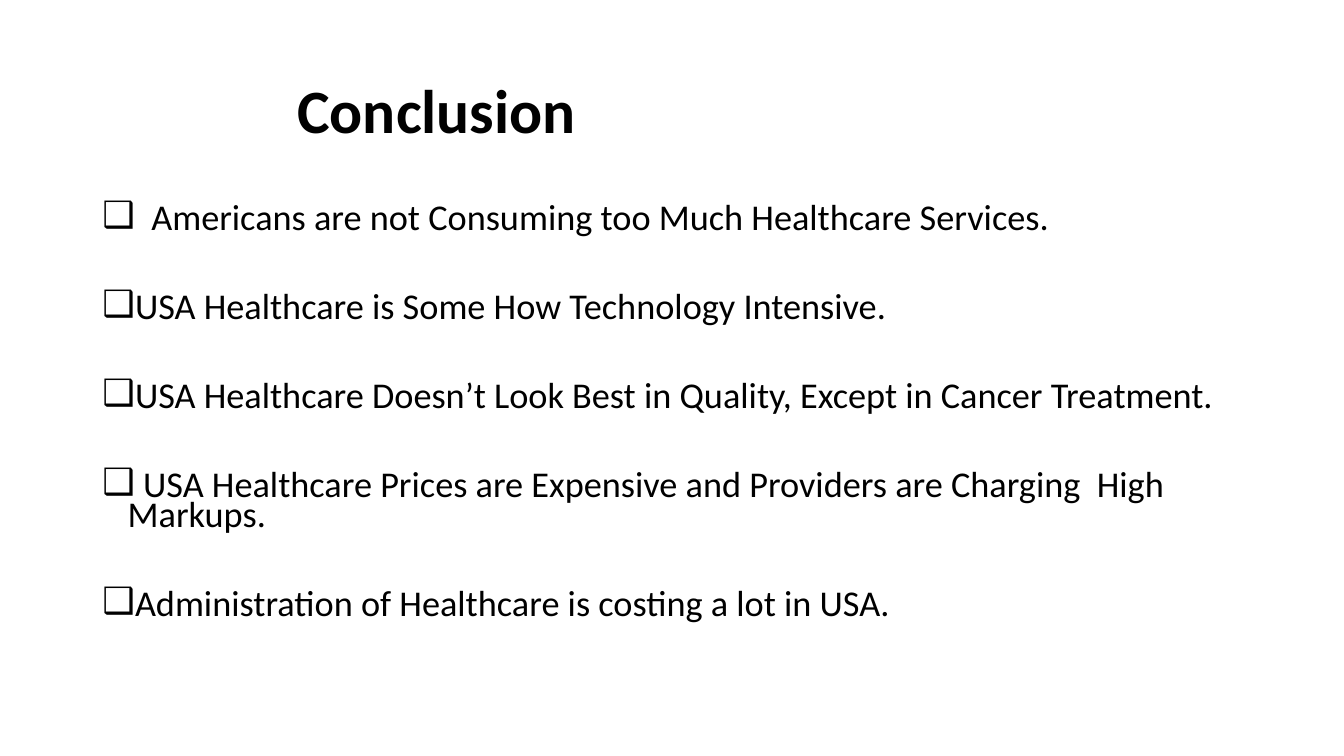
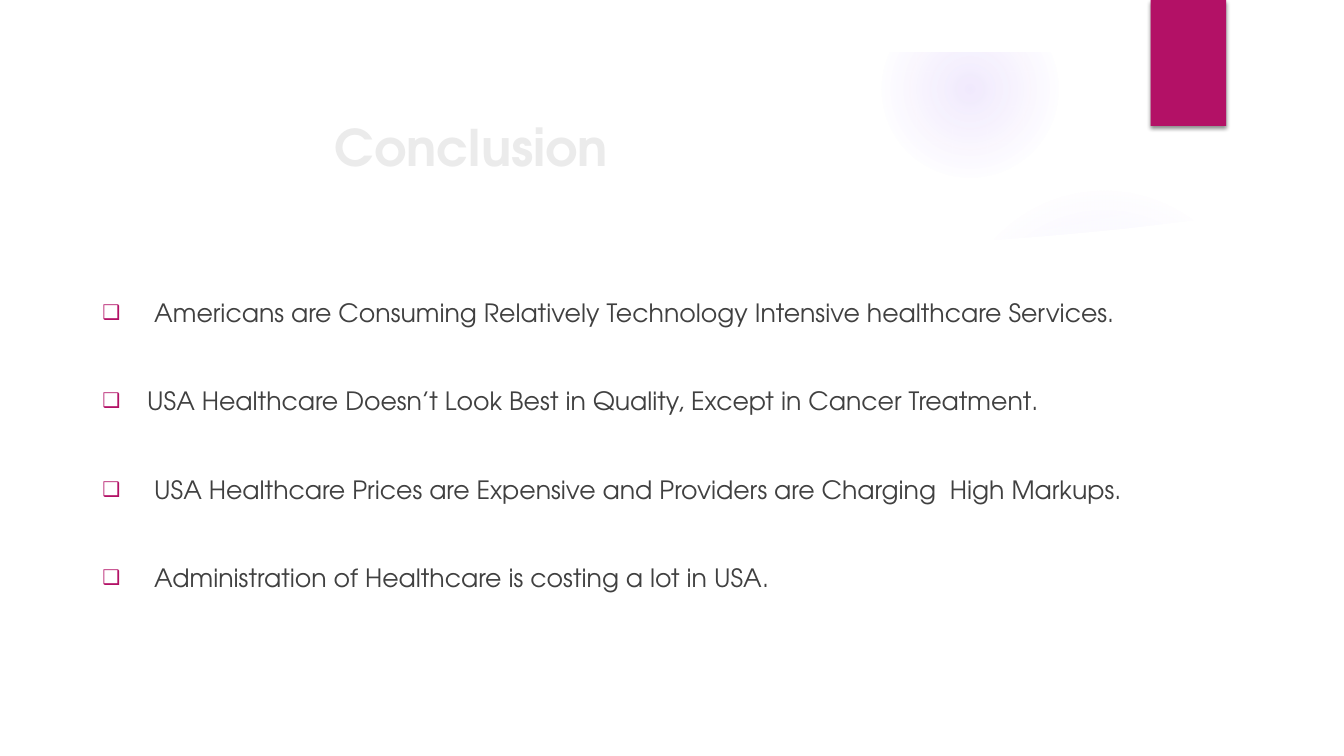
Before and after one commit to asidamo/Health-Spending-and-Outcomes, a slide deck: slide 5 of Mid Stone Presentation.pptx. Drawn at 1344x756 pixels with LibreOffice and Linux fonts; fonts in the diff are those of the drawing; background and template pictures are left out. Boxes give left, top, right and bottom in pixels: in the first picture for what was removed or moved away, otherwise in the second. Text is boxed around its words. In the diff, an @@ line names an element or a change of style, - is before the commit and + after.

```diff
--- a/Mid Stone Presentation.pptx
+++ b/Mid Stone Presentation.pptx
@@ group added at (0,0,1344,756): 4 ellipses, 3 freeform shapes @@
@@ rectangle added at (1150,0,1226,126), fill #B31166 @@
@@ title "Conclusion": place and size @@
-title "Conclusion" at (297,89,575,134)
+title "Conclusion" at (127,107,1093,185)
@@ title "Conclusion" at (127,107,1093,185): size 44 to 36 pt, font Calibri to TeX Gyre Adventor, text colour #000000 to #EBEBEB; line spacing 0.9 to 1 @@
@@ text "Americans are Consuming Relatively Technology ...": place and size @@
-text "Americans are Consuming Relatively Technology ..." at (128,204,1213,623)
+text "Americans are Consuming Relatively Technology ..." at (147,303,1122,593)
@@ text at (154,303,1115,328): text changed; size 25.9 to 18 pt; font Calibri to TeX Gyre Adventor; text colour #000000 to #404040 @@
-❑ Americans are not Consuming too Much Healthcare Services.
-❑ USA Healthcare is Some How Technology Intensive.
+❑ Americans are Consuming Relatively Technology Intensive healthcare Services.
@@ text at (147,391,1122,593): size 25.9 to 18 pt, font Calibri to TeX Gyre Adventor, text colour #000000 to #404040 in "USA Healthcare Doesn’t Look Best in Quality, ...", "USA Healthcare Prices are Expensive and Providers ...", "Administration of Healthcare is costing a lot ..."; indent changed; line spacing 0.7 to 1 @@
```
Also in this commit, not shown: 4 other slides changed, 10 other files.
